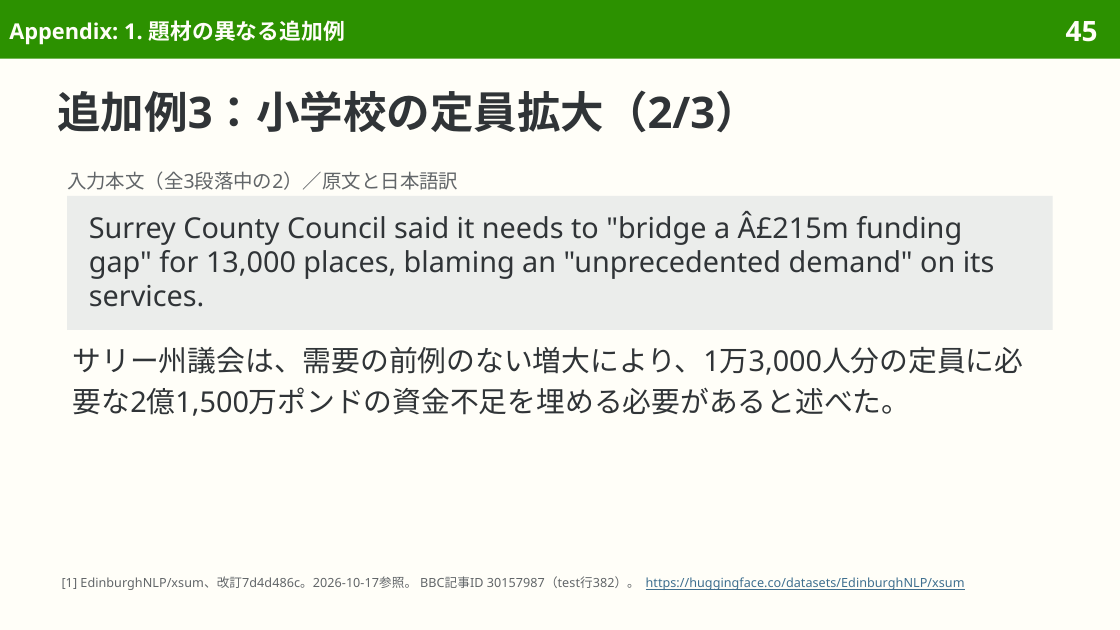
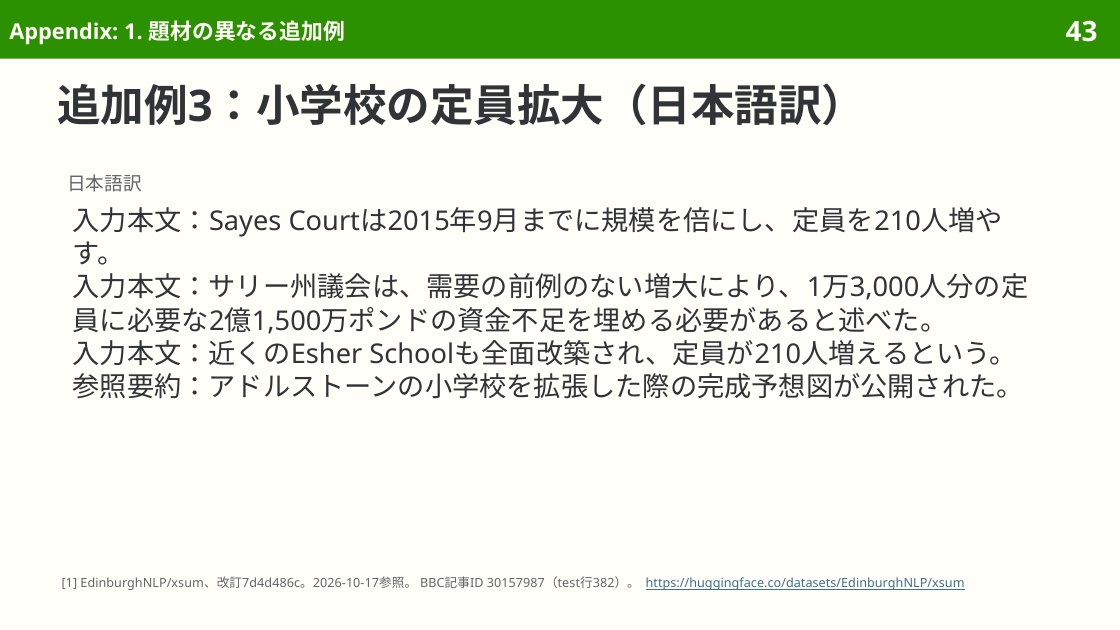
Before and after one commit to sasakiy84/datasets-in-10-minutes, a slide deck: slide 43 of slides/datasets-in-10-minutes-xsum.pptx (slide 45 before the commit). Drawn at 1120x630 pixels with LibreOffice and Linux fonts; fonts in the diff are those of the drawing. Boxes give left, top, right and bottom in pixels: in the first picture for what was removed or moved away, otherwise in the second. Text is boxed around its words. In the diff, an @@ line names an element or a change of style, - is before the commit and + after.

```diff
--- a/slides/datasets-in-10-minutes-xsum.pptx
+++ b/slides/datasets-in-10-minutes-xsum.pptx
@@ page number at box(1066, 20, 1098, 42): text changed @@
-45
+43
@@ title at box(57, 83, 865, 125): text changed @@
-追加例3：小学校の定員拡大（2/3）
+追加例3：小学校の定員拡大（日本語訳）
@@ text at box(67, 174, 142, 192): text changed; size 12.5 to 12 pt @@
-入力本文（全3段落中の2）／原文と日本語訳
+日本語訳
@@ rectangle removed at box(67, 196, 1053, 330) @@
-Surrey County Council said it needs to "bridge a Â£215m funding gap" for 13,000 places, blaming an "unprecedented demand" on its services.
@@ text at box(73, 207, 1029, 399): text changed; size 18.5 to 17.5 pt @@
-サリー州議会は、需要の前例のない増大により、1万3,000人分の定員に必要な2億1,500万ポンドの資金不足を埋める必要があると述べた。
+入力本文：Sayes Courtは2015年9月までに規模を倍にし、定員を210人増やす。
+入力本文：サリー州議会は、需要の前例のない増大により、1万3,000人分の定員に必要な2億1,500万ポンドの資金不足を埋める必要があると述べた。
+入力本文：近くのEsher Schoolも全面改築され、定員が210人増えるという。
+参照要約：アドルストーンの小学校を拡張した際の完成予想図が公開された。
```
Also in this commit, not shown: 25 other slides changed, 9 slides removed, 9 other files.
